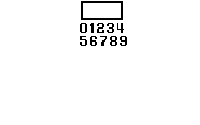
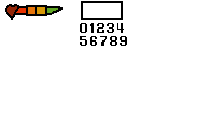
Two versions of the same layered image (200 x 125). Layer-by-layer changes:
showed group "HP Bar" (11 layers) over 5, 4, 63, 20
